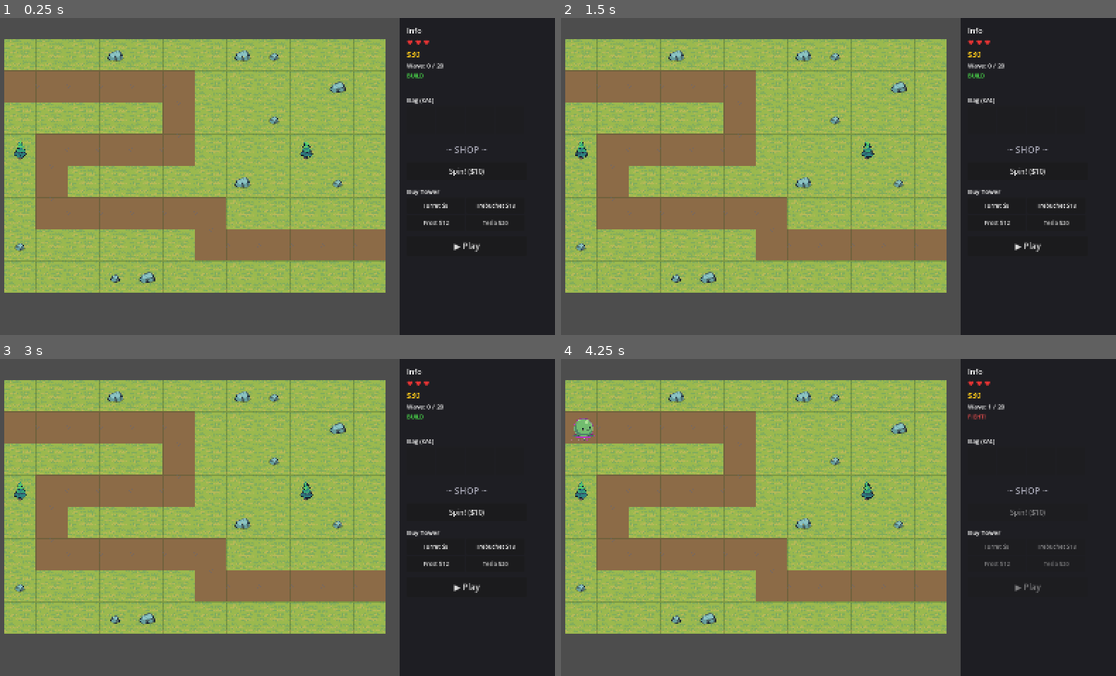
Above: before the commit, frames 1-4 (two rows, left to right).
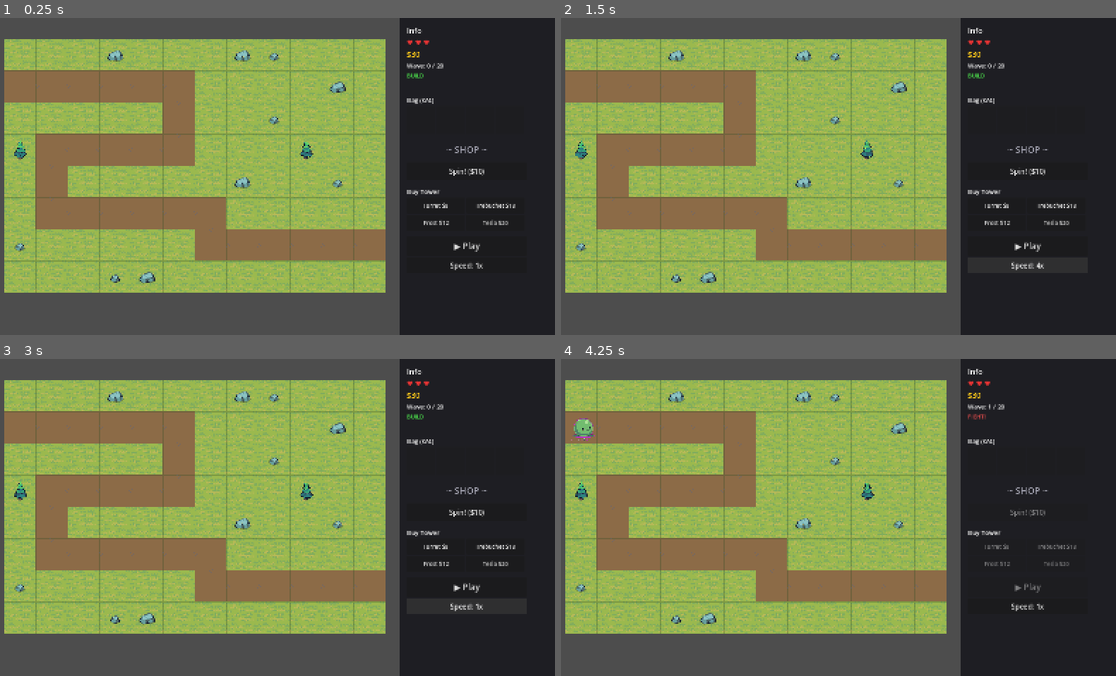
Above: after the commit, the same moments.

Repository: pkyosx/veincraft
Game: Godot game, scene res://scenes/main.tscn
The game is run twice, just before and just after one commit, with the same random seed, the same clock (stepped at 60 frames per second) and the same inputs. Sound files missing from this copy of the repository are replaced by a short silence.
Inputs (mouse positions are in pixels of both pictures, inside the frame that each line leads up to):
- Up to frame 1 (0.25 s): no input
- Up to frame 2 (1.5 s): click (1027, 265) at 0.5 s, where only the run after the commit has a clickable "Speed: 1x"; click (1027, 265) at 1.25 s, where only the run after the commit has a clickable "Speed: 2x"
- Up to frame 3 (3 s): click (466, 606) at 2 s, where only the run after the commit has a clickable "Speed: 4x"; click (466, 606) at 2.75 s, where only the run after the commit has a clickable "Speed: 8x"
- Up to frame 4 (4.25 s): click "▶ Play" at 3.5 s

The runs differ from the first frame. In frame 1, less than 0.1% of the frame differs, in the area x 81-88%, y 76-80%; in frame 2, 0.2%, in the area x 2-88%, y 38-80%; in frame 3, 0.1%; in frame 4, 0.1%.

Commit message:
Add speed control button (1x/2x/4x/8x)
Co-Authored-By: Claude Opus 4.6 (1M context) <noreply@anthropic.com>

Diff:
--- a/scripts/hud.gd
+++ b/scripts/hud.gd
@@ -22,6 +22,10 @@
 var spin_current_display: int = 0
 var spin_items: Array = []  # all possible items to cycle through
 
+var btn_speed: Button
+var speed_options: Array = [1, 2, 4, 8]
+var speed_index: int = 0
+
 var game: Node2D
 
 func _ready() -> void:
@@ -139,6 +143,15 @@
 	btn_play.pressed.connect(func() -> void: game.start_wave())
 	add_child(btn_play)
 
+	# Speed button
+	btn_speed = Button.new()
+	btn_speed.text = "Speed: 1x"
+	btn_speed.custom_minimum_size = Vector2(340, 45)
+	btn_speed.position = Vector2(1180, 680)
+	btn_speed.add_theme_font_size_override("font_size", 20)
+	btn_speed.pressed.connect(_on_speed_pressed)
+	add_child(btn_speed)
+
 	# End panel (hidden)
 	end_panel = PanelContainer.new()
 	end_panel.visible = false
@@ -163,6 +176,12 @@
 		game.restart()
 	)
 	vbox.add_child(btn_restart)
+
+func _on_speed_pressed() -> void:
+	speed_index = (speed_index + 1) % speed_options.size()
+	var spd: int = speed_options[speed_index]
+	Engine.time_scale = spd
+	btn_speed.text = "Speed: " + str(spd) + "x"
 
 func _buy_tower(tower_type: int) -> void:
 	var tc: Dictionary = GameData.TOWER_CONFIGS[tower_type]
